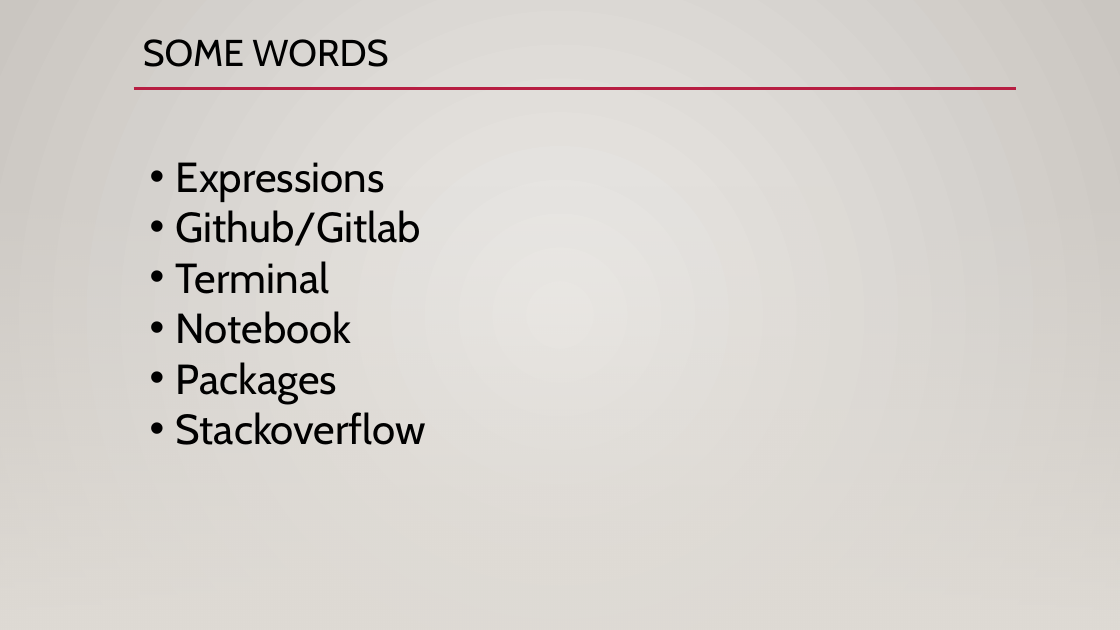
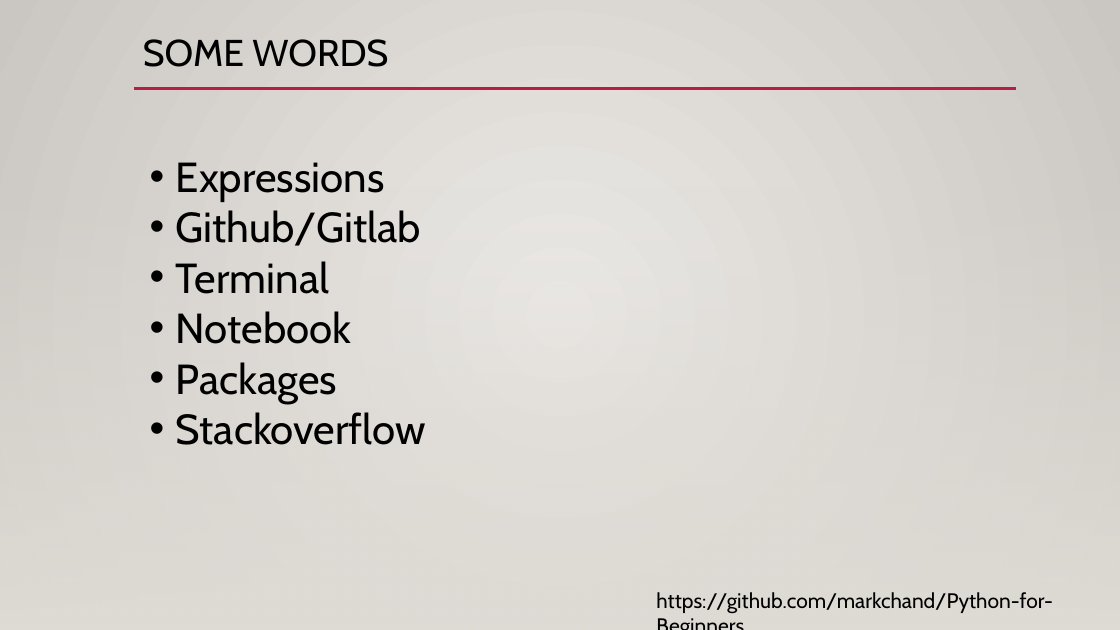
Before and after one commit to amrrs/codepy18_workshop, a slide deck: slide 5 of intro_to_python.pptx (slide 6 before the commit). Drawn at 1120x630 pixels with LibreOffice and Linux fonts; fonts in the diff are those of the drawing. Boxes give left, top, right and bottom in pixels: in the first picture for what was removed or moved away, otherwise in the second. Text is boxed around its words. In the diff, an @@ line names an element or a change of style, - is before the commit and + after.

```diff
--- a/intro_to_python.pptx
+++ b/intro_to_python.pptx
@@ text added at bbox=[656, 592, 1053, 614], 18 pt, text #000000 @@
+https://github.com/markchand/Python-for-Beginners
```
Also in this commit, not shown: 2 slides removed, 4 other files.
